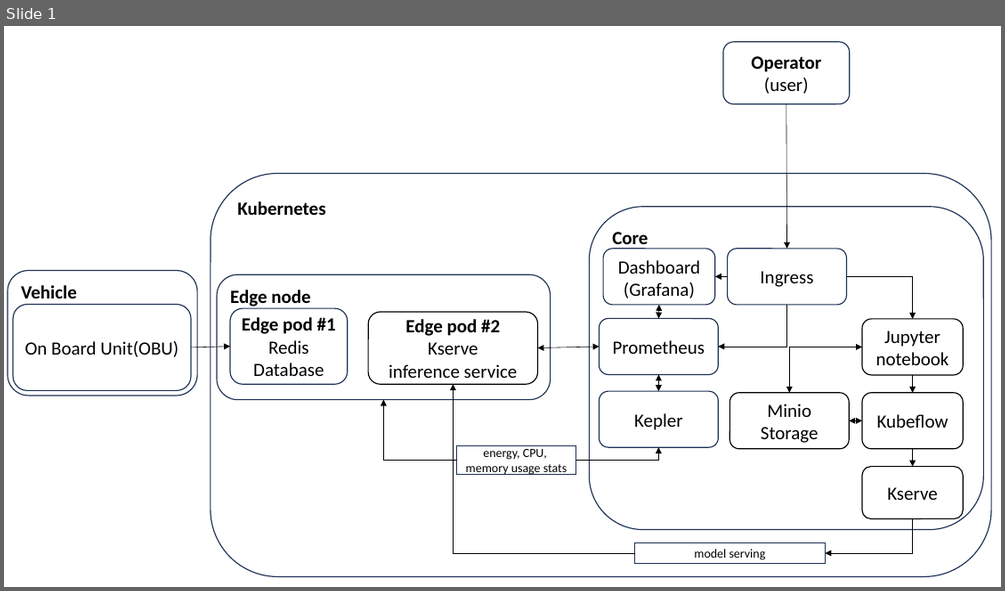
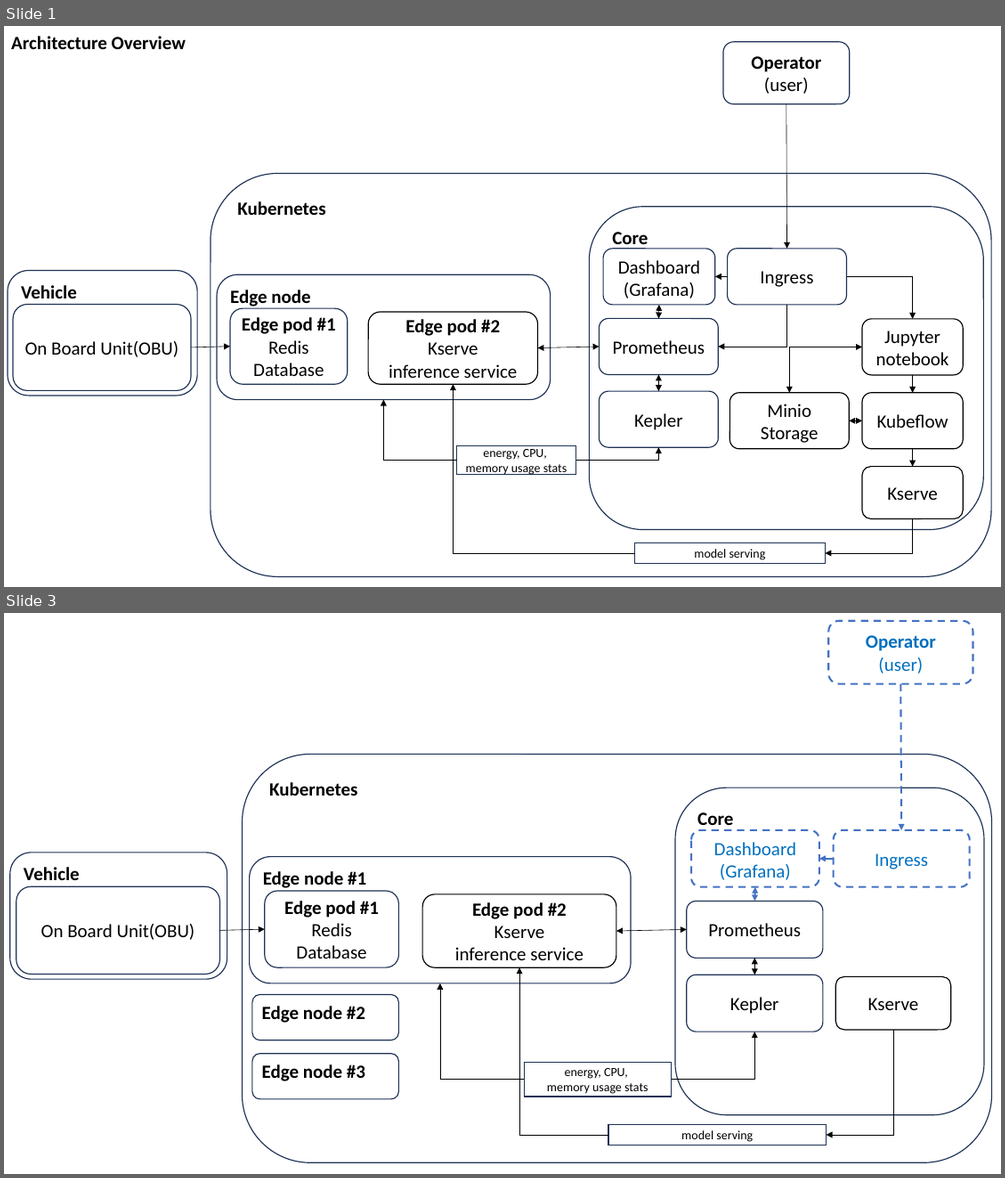
Before and after one commit to 5uperpalo/success6g-edge, a slide deck: img/success6g_edge_architecture.pptx. Shown one above the other, each under a label of ours: slide 1 before the commit, slides 1 and 3 after it; the slides between them are not shown. The pictures are 1005x591 and 1005x1178 pixels, drawn with LibreOffice and Linux fonts; fonts in the diff are those of the drawing. Boxes give left, top, right and bottom in pixels: in the first picture for what was removed or moved away, otherwise in the second. Text is boxed around its words. In the diff, an @@ line names an element or a change of style, - is before the commit and + after.

Commit message:
added architectures

```diff
--- a/img/success6g_edge_architecture.pptx
+++ b/img/success6g_edge_architecture.pptx
@@ slide 3 added at box(4, 613, 1001, 1174), background #FFFFFF @@
@@ rounded rectangle added at box(829, 620, 973, 683), outline #4472C4 1.75 pt dashed, 18 pt, text #0070C0, bold @@
+Operator
+(user)
@@ arrow added from (900, 684) to (901, 830), #4472C4 1.75 pt dashed @@
@@ rounded rectangle added at box(242, 755, 991, 1163), outline #1E3256 1 pt, 18 pt, text #000000, bold @@
+Kubernetes
@@ rounded rectangle added at box(676, 788, 985, 1116), outline #1E3256 1 pt, 18 pt, text #000000, bold @@
+Core
@@ rounded rectangle added at box(10, 852, 226, 979), outline #1E3256 1 pt, 18 pt, text #000000, bold @@
+Vehicle
@@ rounded rectangle added at box(691, 830, 819, 887), outline #4472C4 1.75 pt dashed, 18 pt, text #0070C0 @@
+Dashboard (Grafana)
@@ rounded rectangle added at box(833, 830, 970, 887), outline #4472C4 1.75 pt dashed, 18 pt, text #0070C0 @@
+Ingress
@@ rounded rectangle added at box(250, 857, 631, 983), outline #1E3256 1 pt, 18 pt, text #000000, bold @@
+Edge node #1
@@ arrow added from (833, 859) to (819, 859), #4472C4 1.75 pt dashed @@
@@ rounded rectangle added at box(16, 887, 219, 974), outline #1E3256 1 pt, 18 pt, text #000000 @@
+On Board Unit(OBU)
@@ rounded rectangle added at box(265, 891, 399, 967), outline #1E3256 1 pt, 18 pt, text #000000 @@
+Edge pod #1
+Redis Database
@@ rounded rectangle added at box(423, 894, 616, 967), outline #000000 1 pt, 18 pt, text #000000 @@
+Edge pod #2
+Kserve
+inference service
@@ rounded rectangle added at box(687, 900, 823, 957), outline #1E3256 1 pt, 18 pt, text #000000 @@
+Prometheus
@@ double arrow added from (755, 887) to (755, 900), #4472C4 1.75 pt dashed @@
@@ arrow added from (220, 930) to (265, 929), #000000 0.5 pt @@
@@ double arrow added from (616, 931) to (687, 929), #000000 0.5 pt @@
@@ double arrow added from (755, 957) to (755, 975), #000000 0.5 pt @@
@@ elbow arrow added from (524, 1078) to (440, 983), #000000 0.5 pt @@
@@ elbow arrow added from (608, 1135) to (519, 967), #000000 0.5 pt @@
@@ rounded rectangle added at box(687, 975, 823, 1032), outline #1E3256 1 pt, 18 pt, text #000000 @@
+Kepler
@@ rounded rectangle added at box(835, 976, 951, 1030), outline #000000 1 pt, 18 pt, text #000000 @@
+Kserve
@@ rounded rectangle added at box(252, 995, 399, 1040), outline #1E3256 1 pt, 18 pt, text #000000, bold @@
+Edge node #2
@@ elbow arrow added from (672, 1078) to (755, 1032), #000000 0.5 pt @@
@@ elbow arrow added from (893, 1030) to (826, 1135), #000000 0.5 pt @@
@@ rounded rectangle added at box(252, 1054, 399, 1099), outline #1E3256 1 pt, 18 pt, text #000000, bold @@
+Edge node #3
@@ rectangle added at box(524, 1062, 671, 1096), fill #FFFFFF, outline #1E3256 1 pt, 12 pt, text #000000 @@
+energy, CPU,
+memory usage stats
@@ rectangle added at box(608, 1125, 825, 1145), fill #FFFFFF, outline #1E3256 1 pt, 12 pt, text #000000 @@
+model serving
@@ slide 1 changed as well @@
@@ text added at box(11, 36, 186, 49), 18 pt, text #000000, bold @@
+Architecture Overview
```
Also in this commit, not shown: 3 other slides added, 3 other files.
